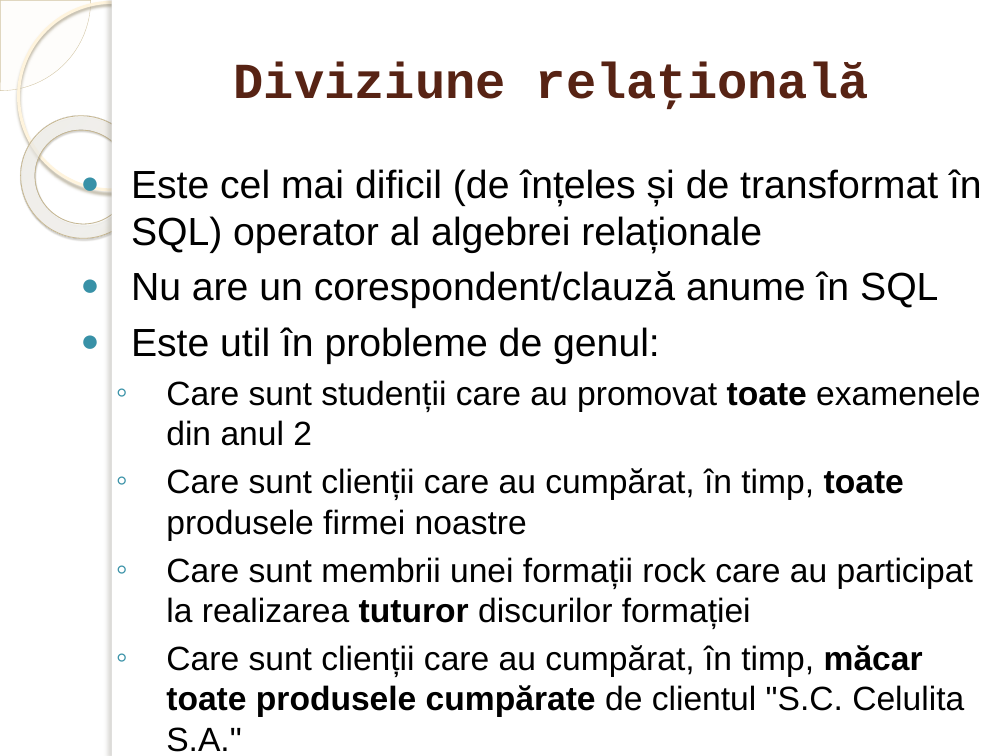
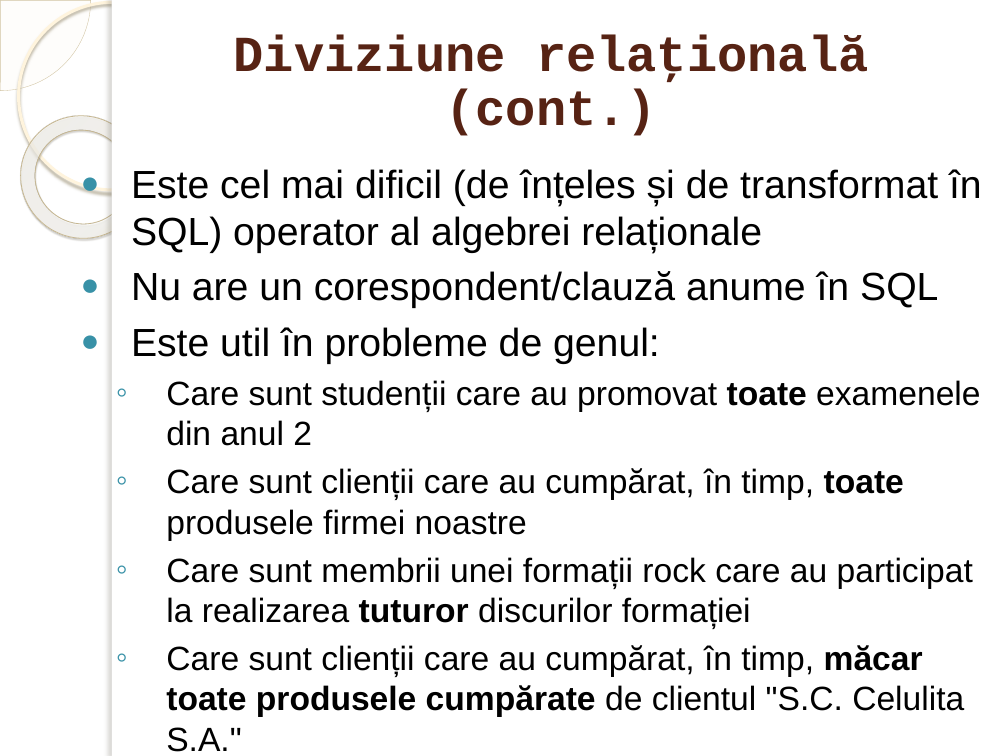
Before and after one commit to marinfotache/Baze-de-date-I, a slide deck: slide 21 of 14-18_SQL Interogari avansate/15_SQL6_SELECT_Subconsultari_WHERE_HAVING.pptx (slide 18 before the commit). Drawn at 1008x756 pixels with LibreOffice and Linux fonts; fonts in the diff are those of the drawing; background and template pictures are left out. Boxes give left, top, right and bottom in pixels: in the first picture for what was removed or moved away, otherwise in the second. Text is boxed around its words. In the diff, an @@ line names an element or a change of style, - is before the commit and + after.

```diff
--- a/14-18_SQL Interogari avansate/15_SQL6_SELECT_Subconsultari_WHERE_HAVING.pptx
+++ b/14-18_SQL Interogari avansate/15_SQL6_SELECT_Subconsultari_WHERE_HAVING.pptx
@@ title at (234, 34, 869, 136): text changed @@
-Diviziune relaţională
+Diviziune relaţională (cont.)
```
Also in this commit, not shown: 3 other slides changed, 3 slides added.
